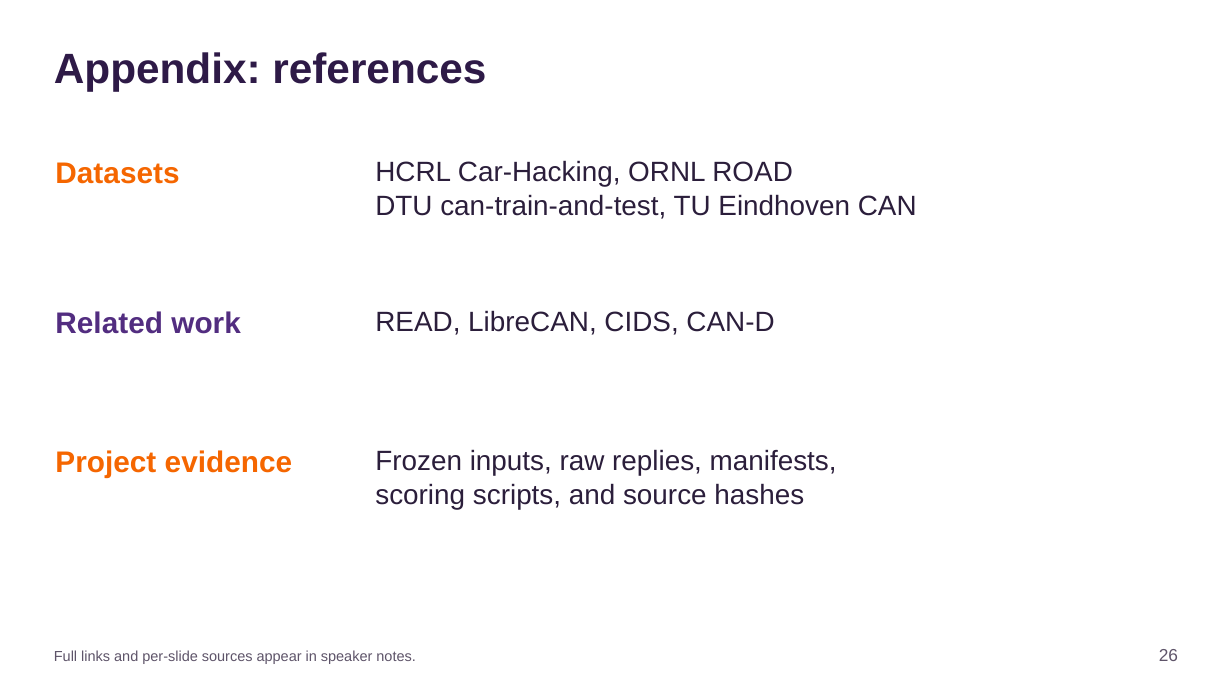
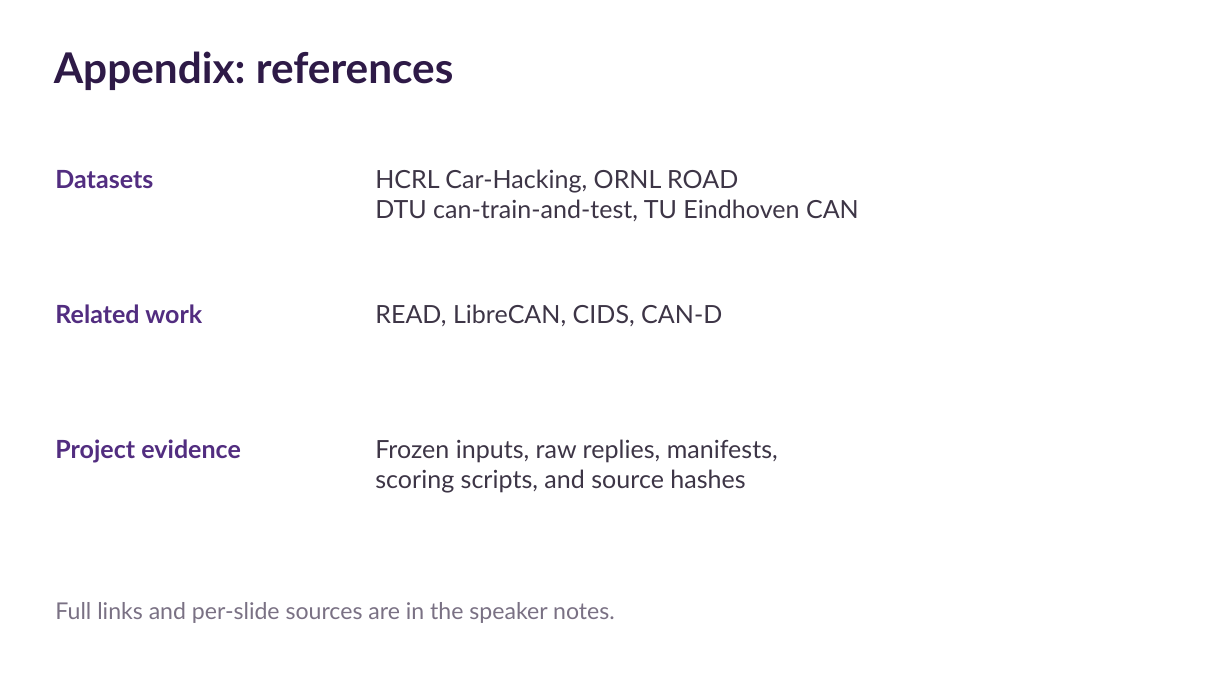
Before and after one commit to SaladbarAlex/CANalyst, a slide deck: slide 26 of output/presentation/CANalyst_Final_Presentation_20min_Class.pptx. Drawn at 1232x693 pixels with LibreOffice and Linux fonts; fonts in the diff are those of the drawing. Boxes give left, top, right and bottom in pixels: in the first picture for what was removed or moved away, otherwise in the second. Text is boxed around its words. In the diff, an @@ line names an element or a change of style, - is before the commit and + after.

```diff
--- a/output/presentation/CANalyst_Final_Presentation_20min_Class.pptx
+++ b/output/presentation/CANalyst_Final_Presentation_20min_Class.pptx
@@ text "Appendix: references" at bbox=[54, 51, 454, 90]: font Arial to Lato @@
@@ text "Datasets": place and size @@
-text "Datasets" at bbox=[55, 162, 179, 184]
+text "Datasets" at bbox=[55, 170, 153, 188]
@@ text "Datasets" at bbox=[55, 170, 153, 188]: size 23.2 to 19.5 pt, font Arial to Lato, text colour #F56600 to #522D80 @@
@@ text "HCRL Car-Hacking, ORNL ROAD": place and size @@
-text "HCRL Car-Hacking, ORNL ROAD" at bbox=[375, 160, 917, 219]
+text "HCRL Car-Hacking, ORNL ROAD" at bbox=[375, 169, 859, 221]
@@ text "Related work" at bbox=[55, 304, 202, 323]: size 23.2 to 19.5 pt, font Arial to Lato @@
@@ text "Project evidence" at bbox=[55, 439, 241, 462]: size 23.2 to 19.5 pt, font Arial to Lato, text colour #F56600 to #522D80 @@
@@ text "Project evidence": place and size @@
-text "Project evidence" at bbox=[55, 450, 292, 478]
+text "Project evidence" at bbox=[55, 439, 241, 462]
@@ size 21.8 to 19.5 pt, font Arial to Lato, text colour #2B1E3B to #3D3546 in 3 elements at bbox=[375, 169, 859, 221], bbox=[375, 304, 722, 326], bbox=[375, 439, 778, 492] @@
@@ text "Frozen inputs, raw replies, manifests,": place and size @@
-text "Frozen inputs, raw replies, manifests," at bbox=[375, 449, 837, 509]
+text "Frozen inputs, raw replies, manifests," at bbox=[375, 439, 778, 492]
@@ text at bbox=[55, 602, 615, 623]: text changed; size 11.2 to 18 pt; font Arial to Lato; text colour #5E5469 to #7A7184 @@
-Full links and per-slide sources appear in speaker notes.
+Full links and per-slide sources are in the speaker notes.
@@ text removed at bbox=[1159, 649, 1178, 661] @@
-26
```
Also in this commit, not shown: 10 other slides changed, 15 slides added, 15 slides removed, 7 other files.
